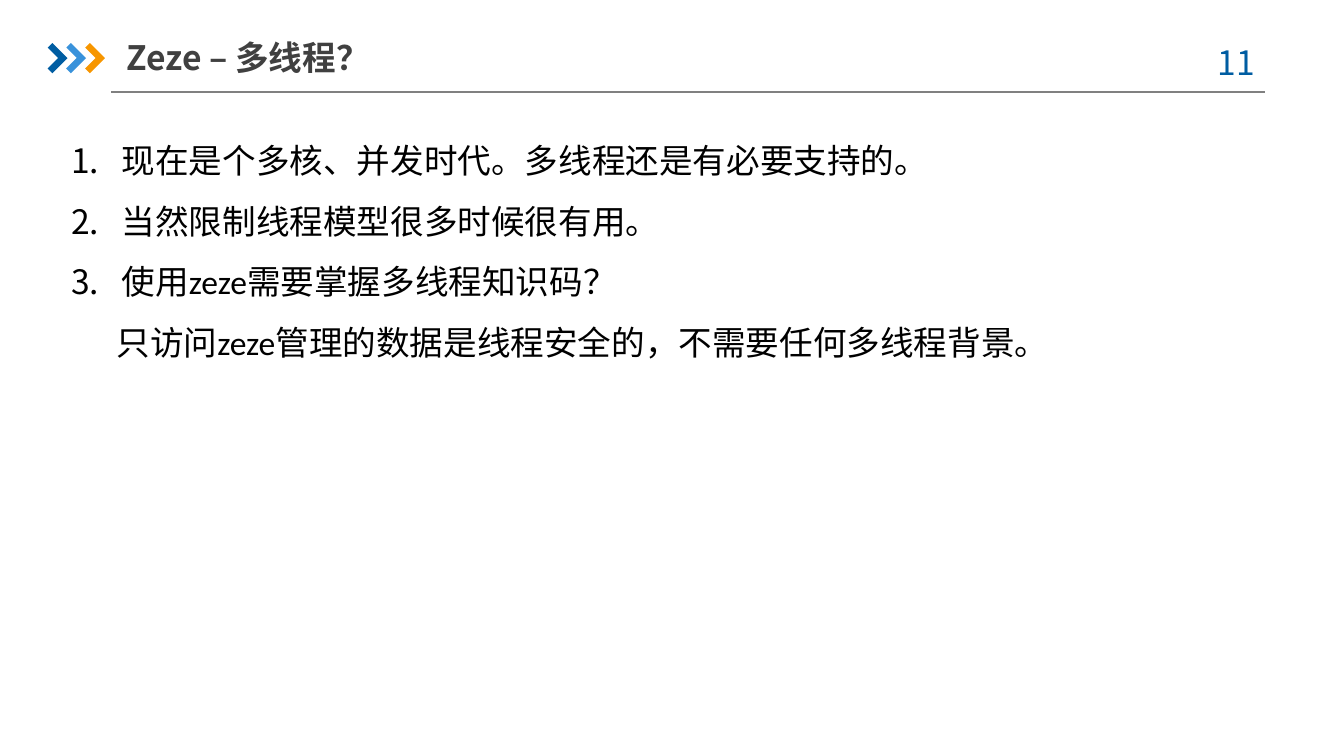
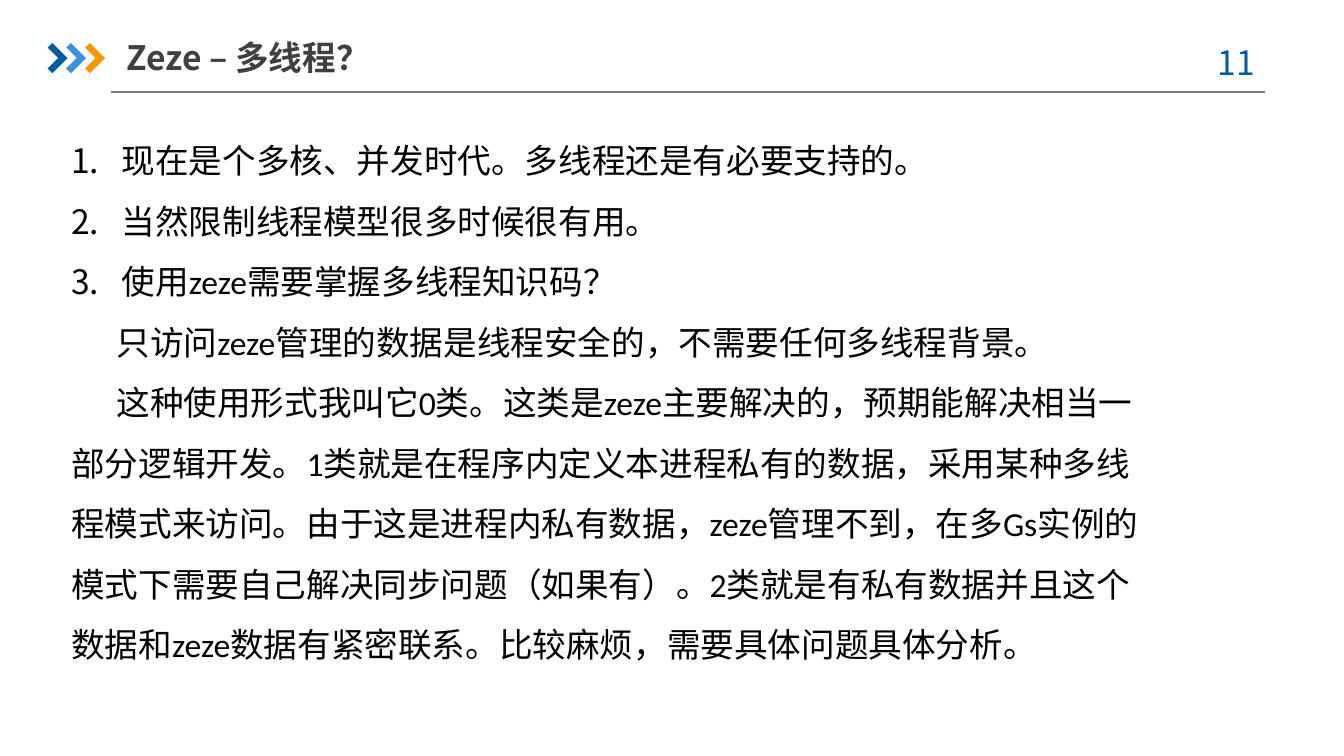
Before and after one commit to e2wugui/zeze, a slide deck: slide 11 of doc/基于缓存同步的分布式事务服务器框架.pptx. Drawn at 1344x756 pixels with LibreOffice and Linux fonts; fonts in the diff are those of the drawing; background and template pictures are left out. Boxes give left, top, right and bottom in pixels: in the first picture for what was removed or moved away, otherwise in the second. Text is boxed around its words. In the diff, an @@ line names an element or a change of style, - is before the commit and + after.

Commit message:
doc

```diff
--- a/doc/基于缓存同步的分布式事务服务器框架.pptx
+++ b/doc/基于缓存同步的分布式事务服务器框架.pptx
@@ text at box(71, 386, 1138, 661): paragraph added @@
+这种使用形式我叫它0类。这类是zeze主要解决的，预期能解决相当一部分逻辑开发。1类就是在程序内定义本进程私有的数据，采用某种多线程模式来访问。由于这是进程内私有数据，zeze管理不到，在多Gs实例的模式下需要自己解决同步问题（如果有）。2类就是有私有数据并且这个数据和zeze数据有紧密联系。比较麻烦，需要具体问题具体分析。
```
